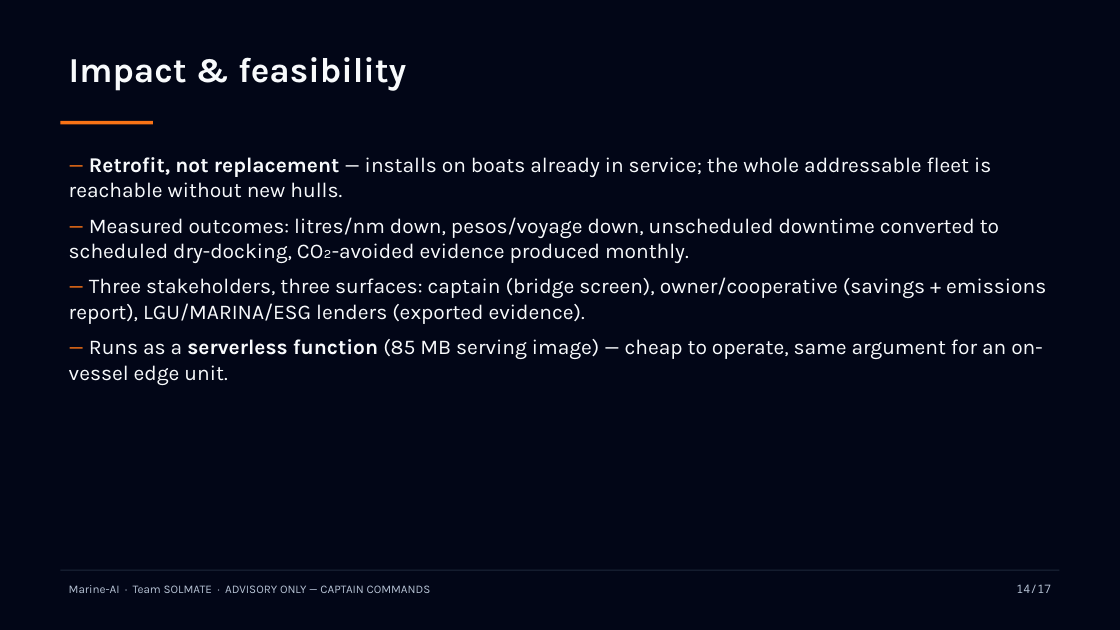
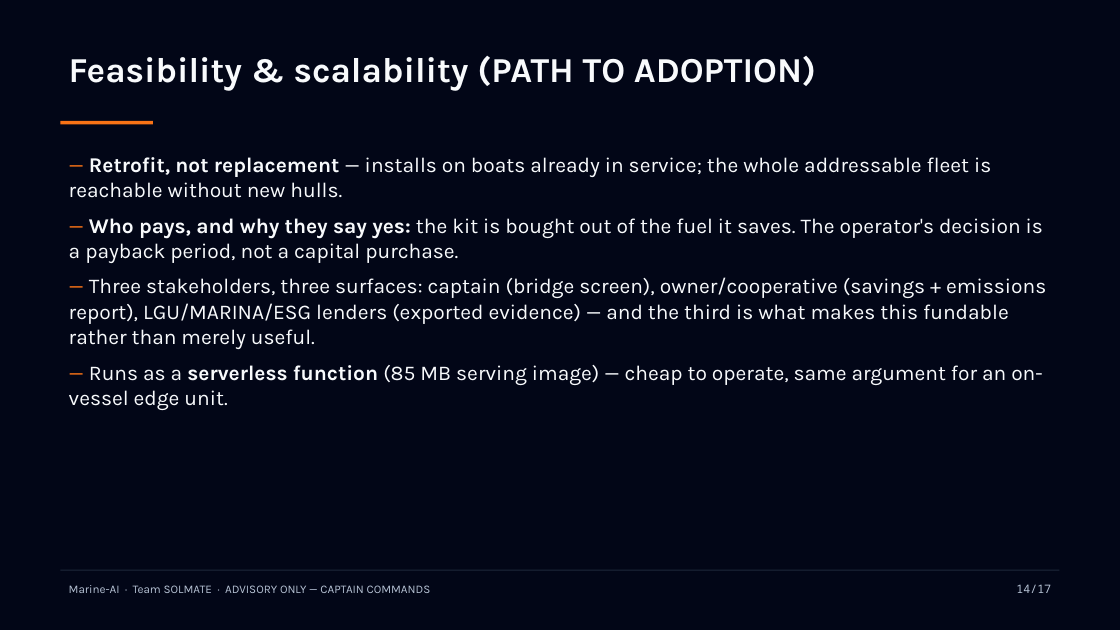
Before and after one commit to JustineSalinas/AIHackathon2026_SOLMATE_MARINE-AI, a slide deck: slide 15 of docs/Marine-AI-Pitch-Deck.pptx. Drawn at 1120x630 pixels with LibreOffice and Linux fonts; fonts in the diff are those of the drawing. Boxes give left, top, right and bottom in pixels: in the first picture for what was removed or moved away, otherwise in the second. Text is boxed around its words. In the diff, an @@ line names an element or a change of style, - is before the commit and + after.

```diff
--- a/docs/Marine-AI-Pitch-Deck.pptx
+++ b/docs/Marine-AI-Pitch-Deck.pptx
@@ text at box(69, 56, 816, 91): text changed @@
-Impact & feasibility
+Feasibility & scalability (PATH TO ADOPTION)
@@ text at box(69, 218, 1046, 349): text changed @@
-— Measured outcomes: litres/nm down, pesos/voyage down, unscheduled downtime converted to scheduled dry-docking, CO₂-avoided evidence produced monthly.
-— Three stakeholders, three surfaces: captain (bridge screen), owner/cooperative (savings + emissions report), LGU/MARINA/ESG lenders (exported evidence).
+— Who pays, and why they say yes: the kit is bought out of the fuel it saves. The operator's decision is a payback period, not a capital purchase.
+— Three stakeholders, three surfaces: captain (bridge screen), owner/cooperative (savings + emissions report), LGU/MARINA/ESG lenders (exported evidence) — and the third is what makes this fundable rather than merely useful.
```
Also in this commit, not shown: 1 other file.
